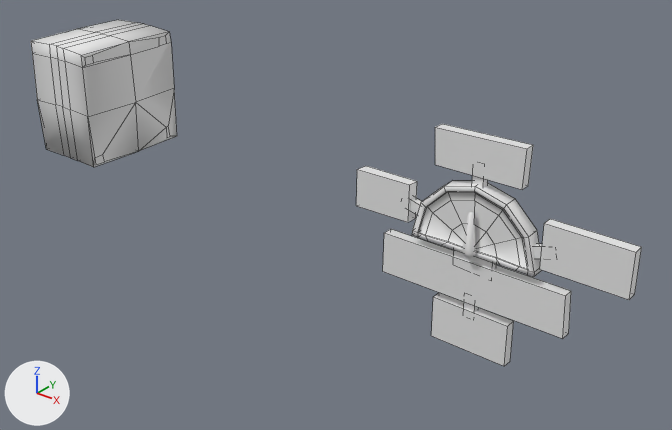
A saved change to the Blender file Assets/Models/warehouse.blend.
Both versions are drawn from a 50 mm lens placed at (6.45, -11.59, 6.91), pointed at (-2.03, -0.99, 0.33). Arrows for +X, +Y and +Z are at lower left; the lights stay in place. Mesh edges are drawn as thin lines on the coarser meshes. The same objects are shown in both versions, whatever each file hides.

Names of what the first picture shows: 'average_box', 'gauge'.
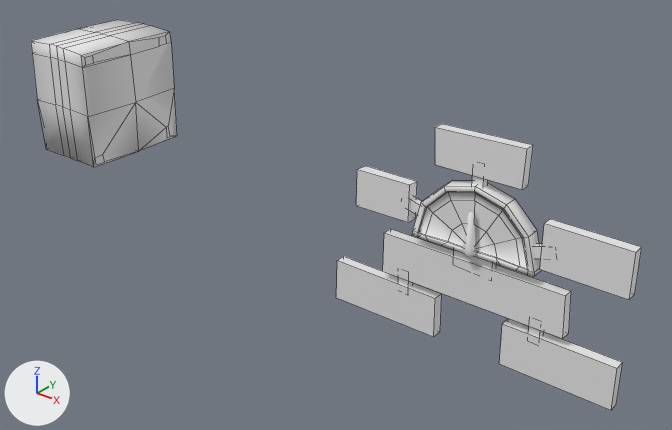
What differs and where, as boxes [x1, y1, x2, y2] in the pictures (672 x 430 px):
'gauge', reshaped (7% wider, 18% taller): before [356, 124, 642, 366]; after [336, 124, 642, 410]
part 1 of me_cylinder_008, added: after [398, 277, 413, 287]
part 2 of me_cylinder_008, built on: before [431, 293, 514, 366]; after [336, 256, 622, 410]

The edits, one by one:
me_cylinder_008 is used by ob_gauge; location (0.0, 0.0, 0.0).
me_cylinder_008 had 158 vertices, 141 faces and spanned x -2.28..2.58, y -0.14..0.13, z -1.9..1.9.
me_cylinder_008 now has 174 vertices, 153 faces and spans x -2.74..2.58, y -0.14..0.13, z -1.91..1.9.
me_cylinder_008 part 1: the loose piece of 8 vertices spanning x -0.1..0.11, y -0.05..0.08, z -1.29..-0.84 is copied, and the copy is scaled about its middle by (1.09, 1, 1), then moved by (-1.3, 0.0, 0.0); it spans x -1.41..-1.19, y -0.05..0.08, z -1.29..-0.84.
Part 2, on me_cylinder_008:
4 vertices are removed from x 0.74, y -0.08..0.11, z -1.9..-1.13.
5 faces are deleted.
8 vertices in x -0.1..0.11, y -0.05..0.08, z -1.29..-0.84 move by (1.18, 0.0, 0.0).
4 vertices move from x -0.67, y -0.08..0.11, z -1.89..-1.12 to x 0.64..0.65, y -0.08..0.11, z -1.89..-1.12.
12 vertices are added at x -2.74..2.57, y -0.08..0.11, z -1.91..-1.12.
11 new faces join them.
